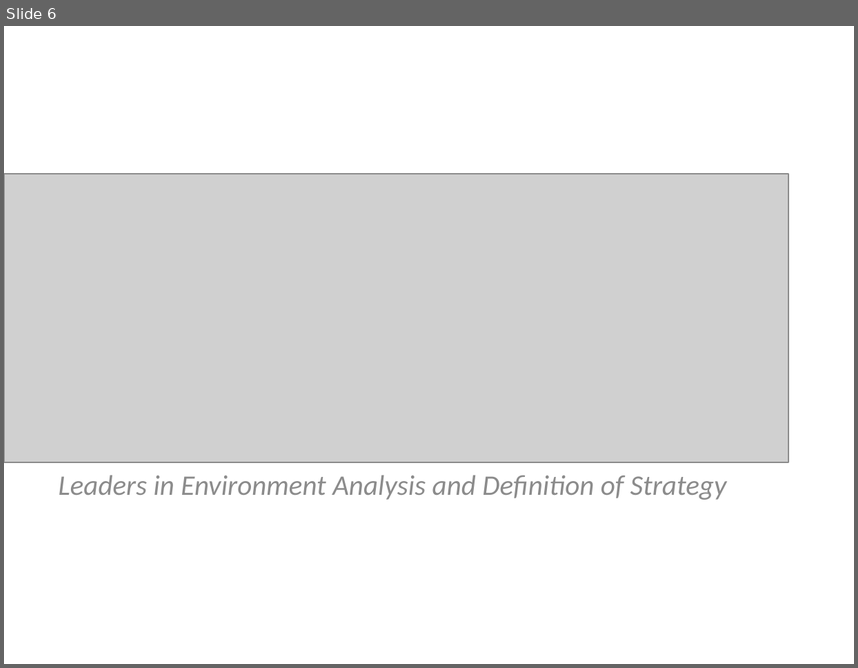
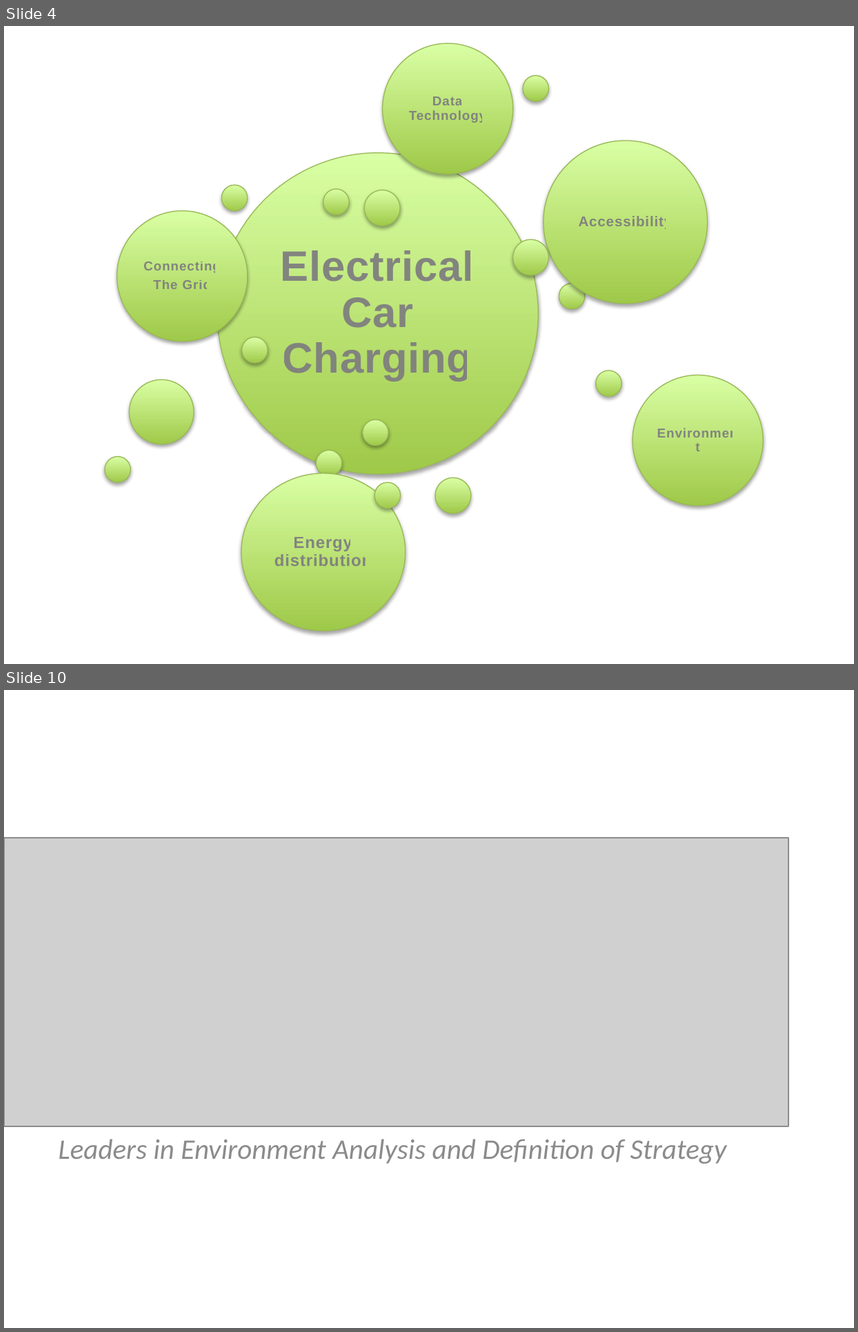
Before and after one commit to VincentHenric/GMS_group5, a slide deck: Group presentation LEADS.pptx. Shown one above the other, each under a label of ours: slide 6 before the commit, slides 4 and 10 after it; the slides between them are not shown. The pictures are 858x668 and 858x1332 pixels, drawn with LibreOffice and Linux fonts; fonts in the diff are those of the drawing; grey boxes stand for pictures; background and template pictures are left out. Boxes give left, top, right and bottom in pixels: in the first picture for what was removed or moved away, otherwise in the second. Text is boxed around its words. In the diff, an @@ line names an element or a change of style, - is before the commit and + after.

```diff
--- a/Group presentation LEADS.pptx
+++ b/Group presentation LEADS.pptx
@@ slide 4 added at [4, 26, 854, 664], background #FFFFFF @@
@@ group added at [105, 43, 763, 630]: 20 ellipses, 6 texts @@
+Electrical Car Charging
+Connecting
+The Grid
+Accessibility
+Environment
+Energy distribution
+Data Technology
@@ what was slide 6 is now slide 10 @@
```
Also in this commit, not shown: 6 other slides added, 3 slides removed, 1 other file.
